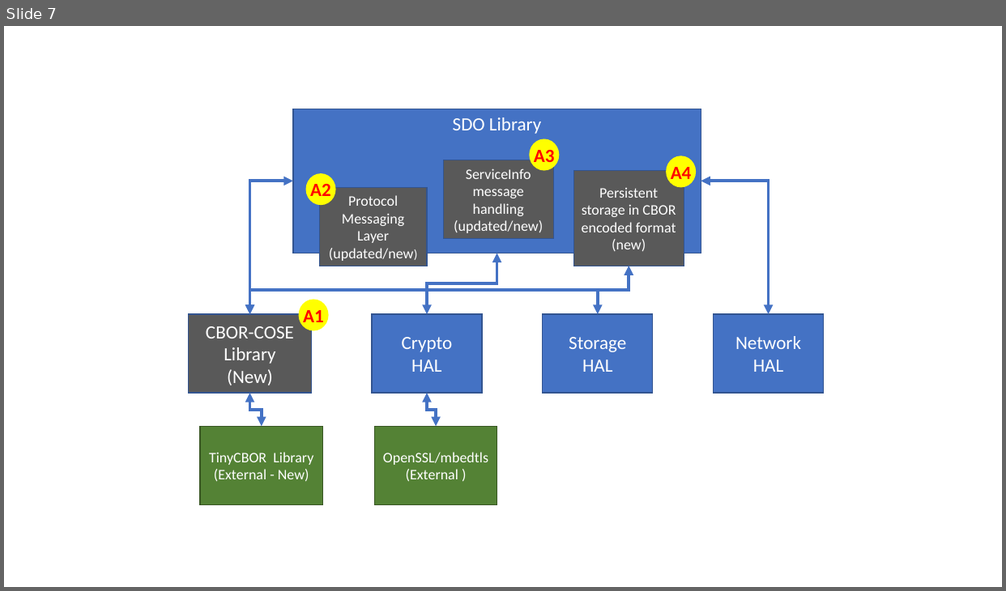
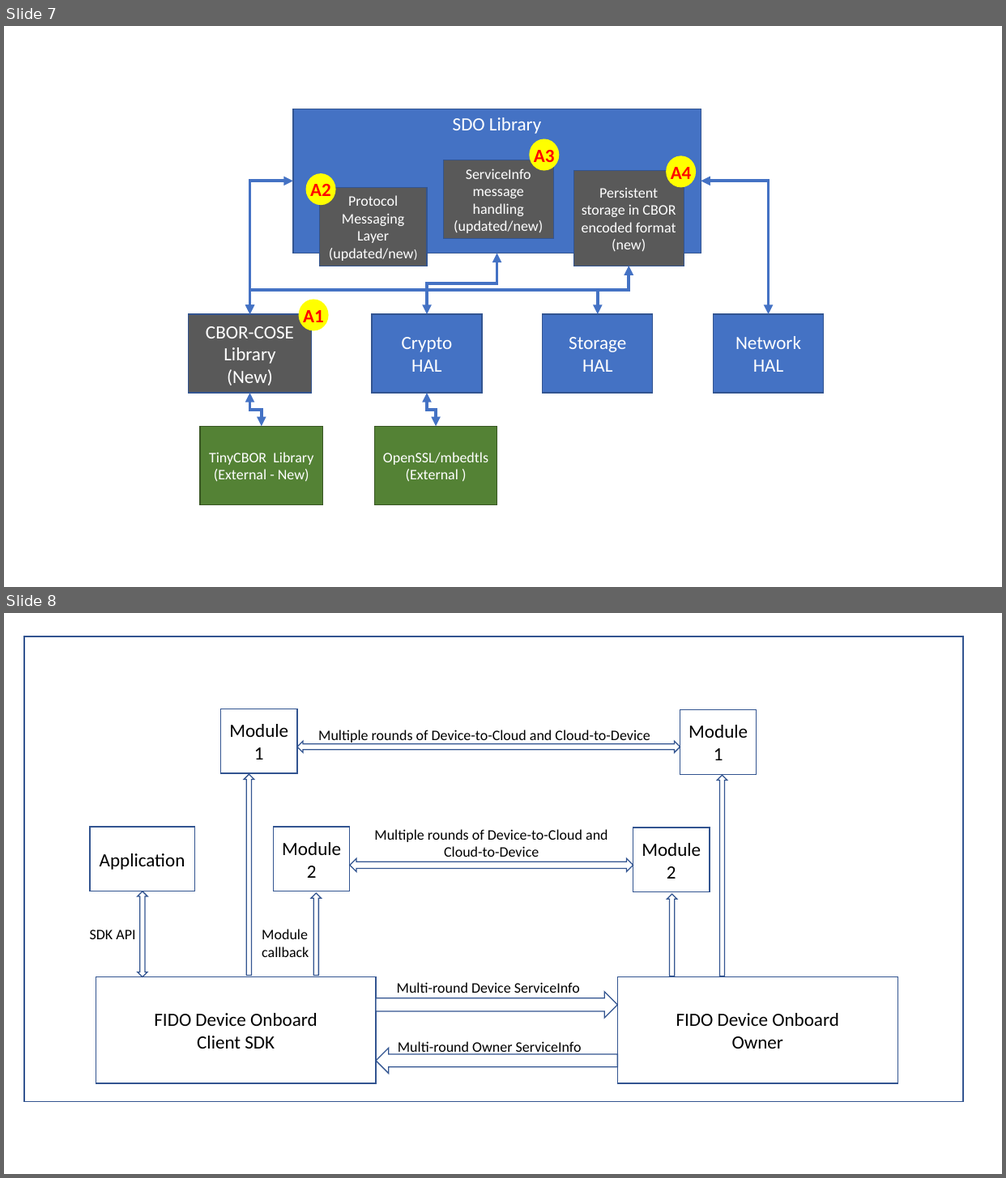
Before and after one commit to trbehera/docs, a slide deck: resources/image-sources/Client SDK FIDOIOT Figures.pptx. Shown one above the other, each under a label of ours: slide 7 before the commit, slides 7 and 8 after it. The pictures are 1006x591 and 1006x1178 pixels, drawn with LibreOffice and Linux fonts; fonts in the diff are those of the drawing. Boxes give left, top, right and bottom in pixels: in the first picture for what was removed or moved away, otherwise in the second. Text is boxed around its words. In the diff, an @@ line names an element or a change of style, - is before the commit and + after.

Commit message:
Updating FDO Client SDK docs (#70)
- Update content and diagrams in FDO Client SDK  documents.

```diff
--- a/resources/image-sources/Client SDK FIDOIOT Figures.pptx
+++ b/resources/image-sources/Client SDK FIDOIOT Figures.pptx
@@ slide 8 added at (x1=4, y1=613, x2=1002, y2=1174), background #FFFFFF @@
@@ rectangle added at (x1=24, y1=637, x2=963, y2=1102), fill #FFFFFF, outline #325491 1 pt @@
@@ rectangle added at (x1=221, y1=709, x2=297, y2=773), fill #FFFFFF, outline #325491 1 pt, 18 pt, text #000000 @@
+Module 1
@@ rectangle added at (x1=680, y1=709, x2=756, y2=774), fill #FFFFFF, outline #325491 1 pt, 18 pt, text #000000 @@
+Module 1
@@ text added at (x1=318, y1=730, x2=650, y2=744), 14 pt, text #000000 @@
+Multiple rounds of Device-to-Cloud and Cloud-to-Device
@@ left right arrow added at (x1=297, y1=741, x2=681, y2=752), fill #FFFFFF, outline #325491 1 pt @@
@@ up arrow added at (x1=245, y1=775, x2=254, y2=976), fill #FFFFFF, outline #325491 1 pt @@
@@ up arrow added at (x1=718, y1=776, x2=727, y2=977), fill #FFFFFF, outline #325491 1 pt @@
@@ rectangle added at (x1=90, y1=827, x2=195, y2=892), fill #FFFFFF, outline #325491 1 pt, 18 pt, text #000000 @@
+Application
@@ rectangle added at (x1=274, y1=827, x2=350, y2=892), fill #FFFFFF, outline #325491 1 pt, 18 pt, text #000000 @@
+Module 2
@@ text added at (x1=374, y1=829, x2=607, y2=862), 14 pt, text #000000 @@
+Multiple rounds of Device-to-Cloud and
+Cloud-to-Device
@@ rectangle added at (x1=633, y1=828, x2=710, y2=892), fill #FFFFFF, outline #325491 1 pt, 18 pt, text #000000 @@
+Module 2
@@ left right arrow added at (x1=350, y1=858, x2=633, y2=872), fill #FFFFFF, outline #325491 1 pt @@
@@ up down arrow added at (x1=138, y1=892, x2=147, y2=977), fill #FFFFFF, outline #325491 1 pt @@
@@ up arrow added at (x1=311, y1=893, x2=321, y2=975), fill #FFFFFF, outline #325491 1 pt @@
@@ up arrow added at (x1=667, y1=895, x2=677, y2=977), fill #FFFFFF, outline #325491 1 pt @@
@@ text added at (x1=90, y1=930, x2=135, y2=939), 14 pt, text #000000 @@
+SDK API
@@ text added at (x1=262, y1=929, x2=309, y2=957), 14 pt, text #000000 @@
+Module
+callback
@@ rectangle added at (x1=96, y1=977, x2=376, y2=1084), fill #FFFFFF, outline #325491 1 pt, 18 pt, text #000000 @@
+FIDO Device Onboard
+Client SDK
@@ right arrow added at (x1=376, y1=992, x2=618, y2=1018), fill #FFFFFF, outline #325491 1 pt @@
@@ text added at (x1=397, y1=982, x2=580, y2=993), 14 pt, text #000000 @@
+Multi-round Device ServiceInfo
@@ rectangle added at (x1=618, y1=977, x2=898, y2=1084), fill #FFFFFF, outline #325491 1 pt, 18 pt, text #000000 @@
+FIDO Device Onboard
+Owner
@@ left arrow added at (x1=376, y1=1048, x2=618, y2=1073), fill #FFFFFF, outline #325491 1 pt @@
@@ text added at (x1=398, y1=1041, x2=582, y2=1055), 14 pt, text #000000 @@
+Multi-round Owner ServiceInfo
```
Also in this commit, not shown: 1 slide changed, 2 other slides added, 6 other files.
